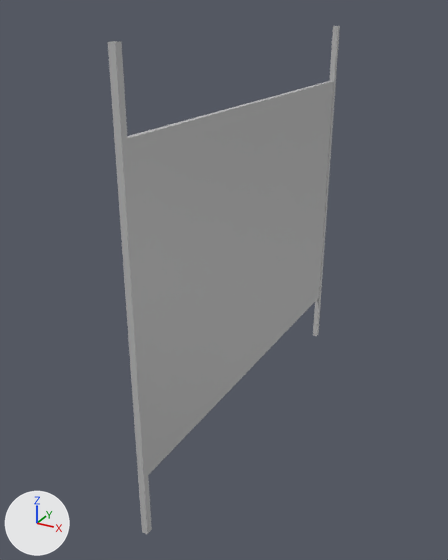
Two versions of the FBX model Maya Project Files/Env/Exports/BathroomStall/BathroomStall_01_SM_Low.fbx, one commit apart.
One viewpoint serves both versions: a camera (50 mm lens) standing at (2.31, -4.77, 3.77) and looking at (-0.18, -0.24, 1.51). Arrows for +X, +Y and +Z are at lower left; the lights stay in place. Where no turn or scale is listed for an object, it has been applied to the vertices.

Objects in the first picture: 'Pole', 'Pole2', 'Wall'.
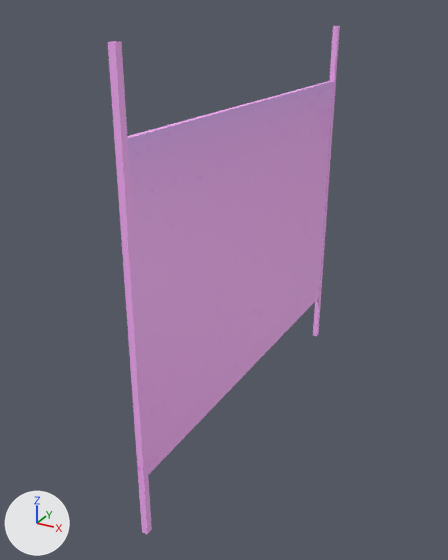
Diff of the bpy script that builds the scene:
```diff
--- a/Maya Project Files/Env/Exports/BathroomStall/BathroomStall_01_SM_Low.fbx.py
+++ b/Maya Project Files/Env/Exports/BathroomStall/BathroomStall_01_SM_Low.fbx.py
@@ img_occlusionroughnessmetallic_png @@
+img_occlusionroughnessmetallic_png = load_image('OcclusionRoughnessMetallic.png', '../../../Trimsheets/Metal/Texture/OcclusionRoughnessMetallic.png', 2048, 2048, 'sRGB')
@@ mat_chrome_ts @@
+mat_chrome_ts = principled_material('Chrome_TS')
+mat_chrome_ts.texture = img_occlusionroughnessmetallic_png
@@ mat_metal_ts @@
+mat_metal_ts = principled_material('Metal_TS')
+mat_metal_ts.texture = img_occlusionroughnessmetallic_png
@@ me_mesh_001 @@
 me_mesh_001.from_pydata(...)  # 20 vertices, 16 faces; spans x -0.03..0.03, y 0.0..0.06, z -1.8..1.8
-me_mesh_001.materials.append(mat_lambert1)  # grey #bcbcbc
+me_mesh_001.materials.append(mat_chrome_ts)  # picture img_occlusionroughnessmetallic_png
@@ me_mesh @@
 me_mesh.from_pydata(...)  # 20 vertices, 16 faces; spans x -0.03..0.03, y -0.03..0.03, z -1.8..1.8
-me_mesh.materials.append(mat_lambert1)  # grey #bcbcbc
+me_mesh.materials.append(mat_chrome_ts)  # picture img_occlusionroughnessmetallic_png
@@ me_mesh_002 @@
 me_mesh_002.from_pydata(...)  # 24 vertices, 18 faces; spans x -0.02..0.02, y -2.6..1.0, z -1.26..1.26
-me_mesh_002.materials.append(mat_lambert1)  # grey #bcbcbc
+me_mesh_002.materials.append(mat_metal_ts)  # picture img_occlusionroughnessmetallic_png
```

Boxes [x1, y1, x2, y2] around the edits, measured in the pictures (448 x 560 px):
'Wall', recoloured (grey to pink): [127, 81, 334, 475] in both
'Pole', recoloured (grey to pink): [108, 41, 152, 534] in both
'Pole2', recoloured (grey to pink): [313, 26, 340, 336] in both
